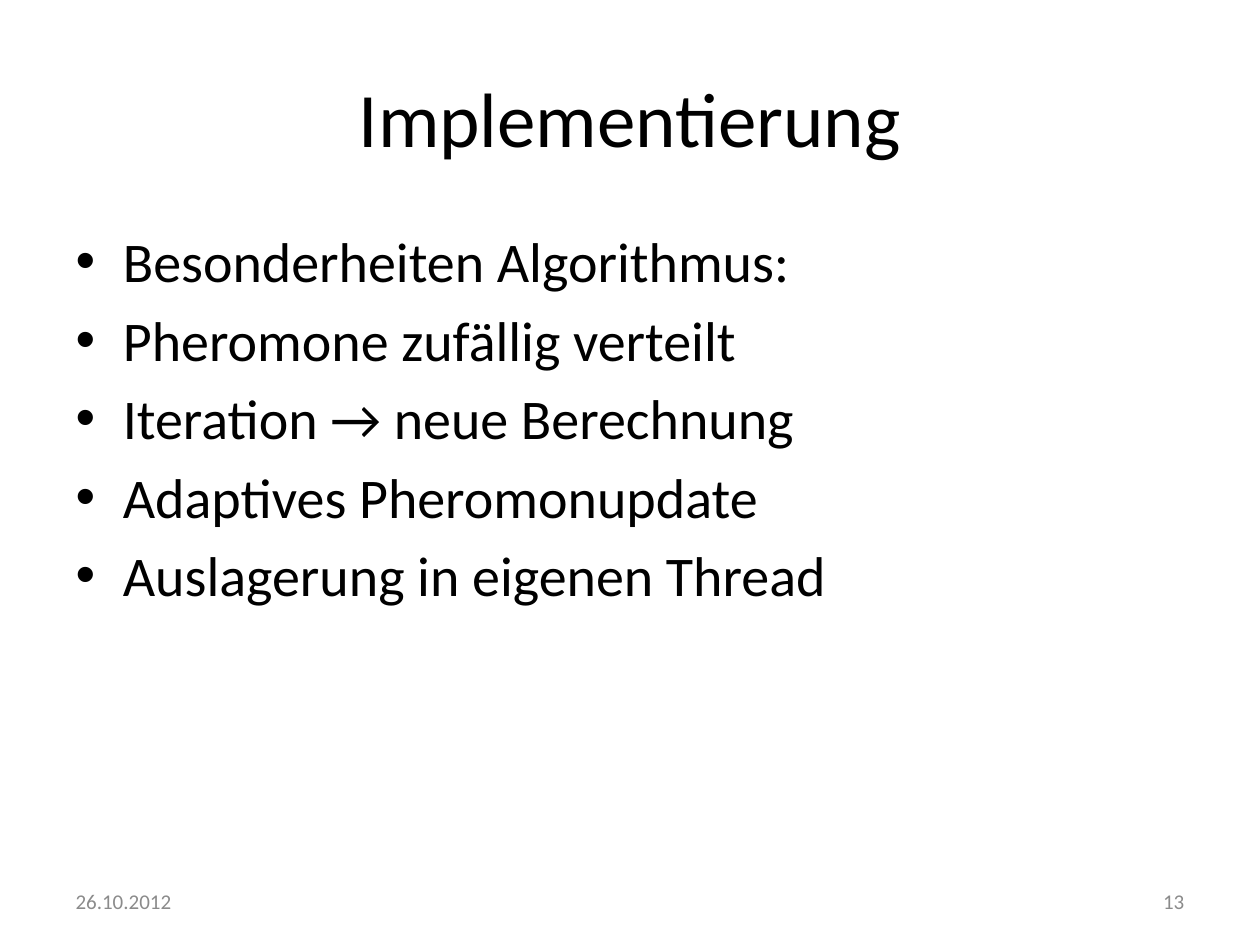
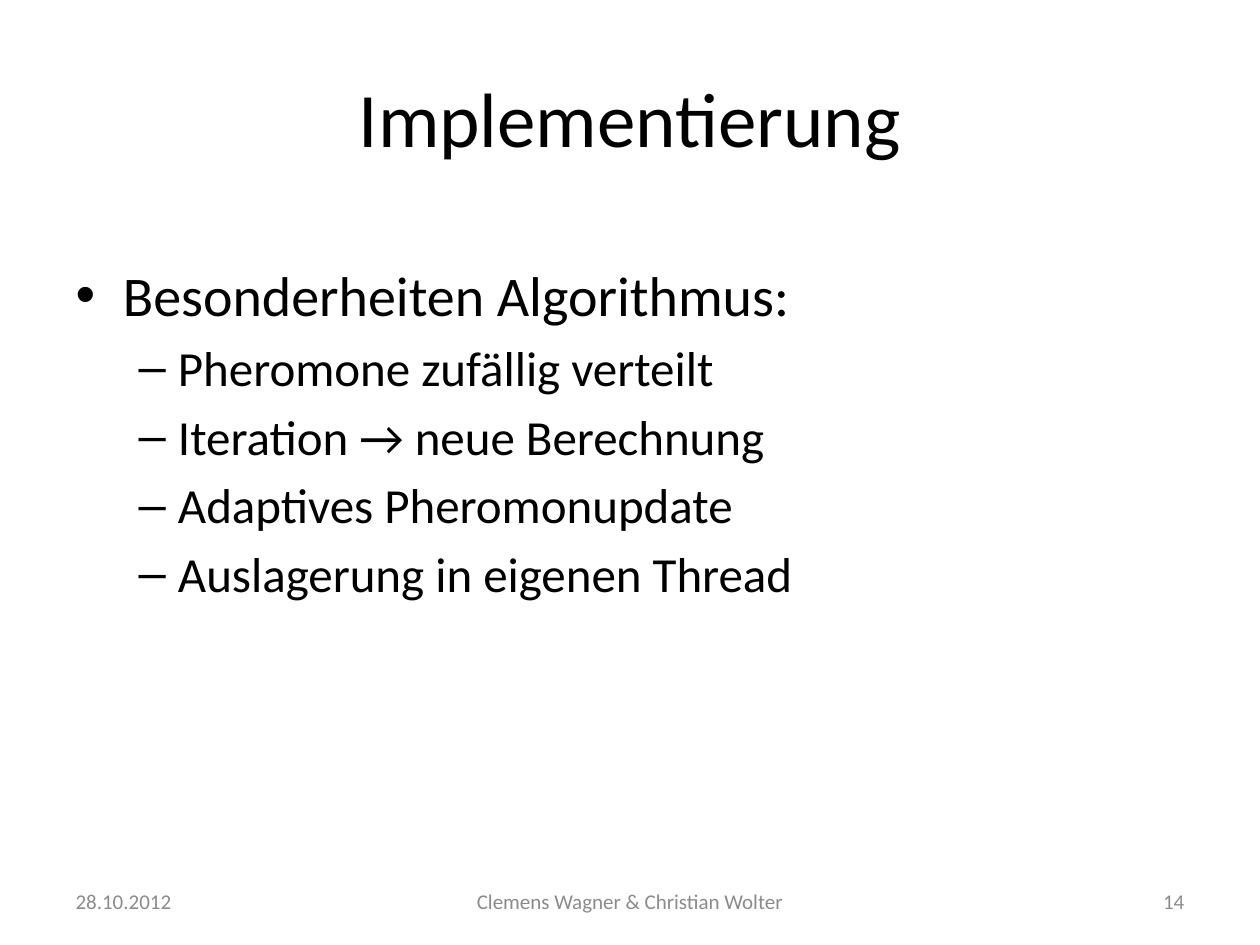
Before and after one commit to dev693/ants, a slide deck: slide 14 of Ants/src/doku/präsentation.pptx (slide 13 before the commit). Drawn at 1260x945 pixels with LibreOffice and Linux fonts; fonts in the diff are those of the drawing. Boxes give left, top, right and bottom in pixels: in the first picture for what was removed or moved away, otherwise in the second. Text is boxed around its words. In the diff, an @@ line names an element or a change of style, - is before the commit and + after.

```diff
--- a/Ants/src/doku/präsentation.pptx
+++ b/Ants/src/doku/präsentation.pptx
@@ text "Besonderheiten Algorithmus:" at (123, 277, 792, 601): size 32 to 28 pt in "Pheromone zufällig verteilt", "Iteration → neue Berechnung", "Adaptives Pheromonupdate", "Auslagerung in eigenen Thread"; line spacing 1 to 1.5; bullet • to –; list level 1 to 2 in "Pheromone zufällig verteilt"; list level 1 to 2 in "Iteration → neue Berechnung"; list level 1 to 2 in "Adaptives Pheromonupdate"; list level 1 to 2 in "Auslagerung in eigenen Thread" @@
@@ text at (76, 895, 172, 909): text changed @@
-26.10.2012
+28.10.2012
@@ text added at (477, 894, 782, 913), 12 pt, text #8C8C8C @@
+Clemens Wagner & Christian Wolter
@@ page number at (1163, 895, 1184, 909): text changed @@
-13
+14
```
Also in this commit, not shown: 14 other slides changed, 1 slide added, 3 other files.
